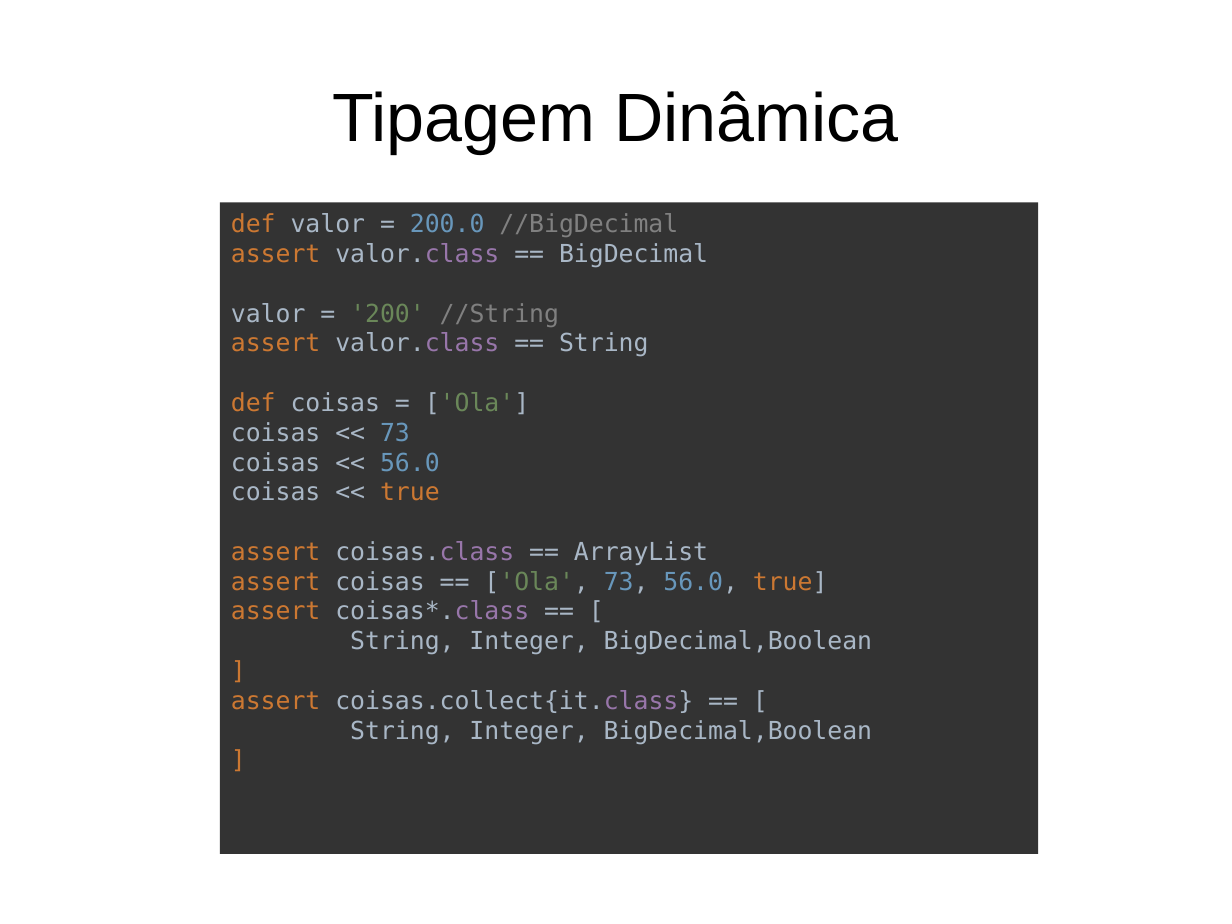
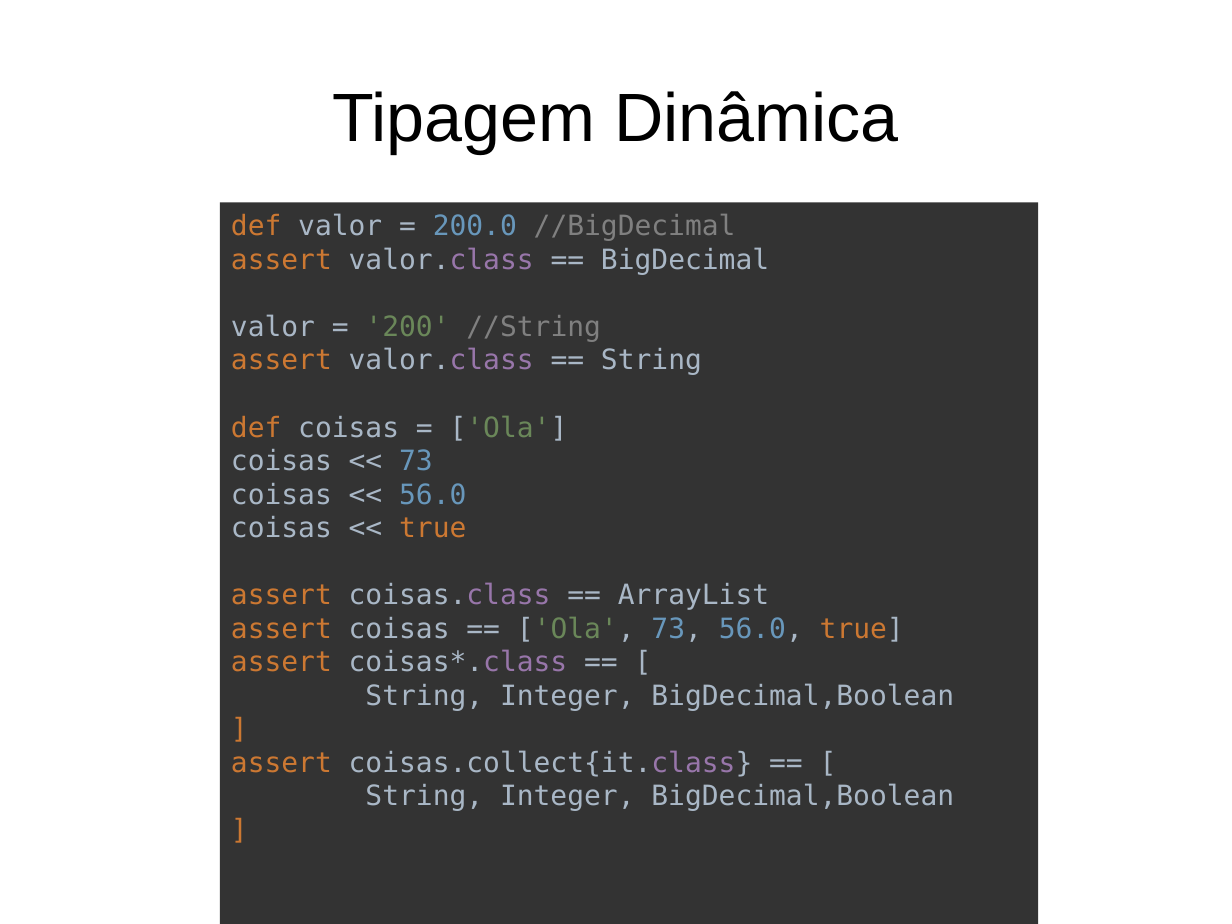
Before and after one commit to gitter-badger/lab-groovy, a slide deck: slide 14 of press/groovy_intro.odp (slide 11 before the commit). Drawn at 1232x924 pixels with LibreOffice and Linux fonts; fonts in the diff are those of the drawing. Boxes give left, top, right and bottom in pixels: in the first picture for what was removed or moved away, otherwise in the second. Text is boxed around its words. In the diff, an @@ line names an element or a change of style, - is before the commit and + after.

```diff
--- a/press/groovy_intro.odp
+++ b/press/groovy_intro.odp
@@ rectangle "def valor = 200.0 //BigDecimal": place and size @@
-rectangle "def valor = 200.0 //BigDecimal" at (220,202,1039,854)
+rectangle "def valor = 200.0 //BigDecimal" at (220,202,1039,924)
@@ rectangle "def valor = 200.0 //BigDecimal" at (220,202,1039,924): size 16 to 18 pt @@
```
Also in this commit, not shown: 9 other slides changed, 23 slides added, 10 slides removed, 1 other file.
